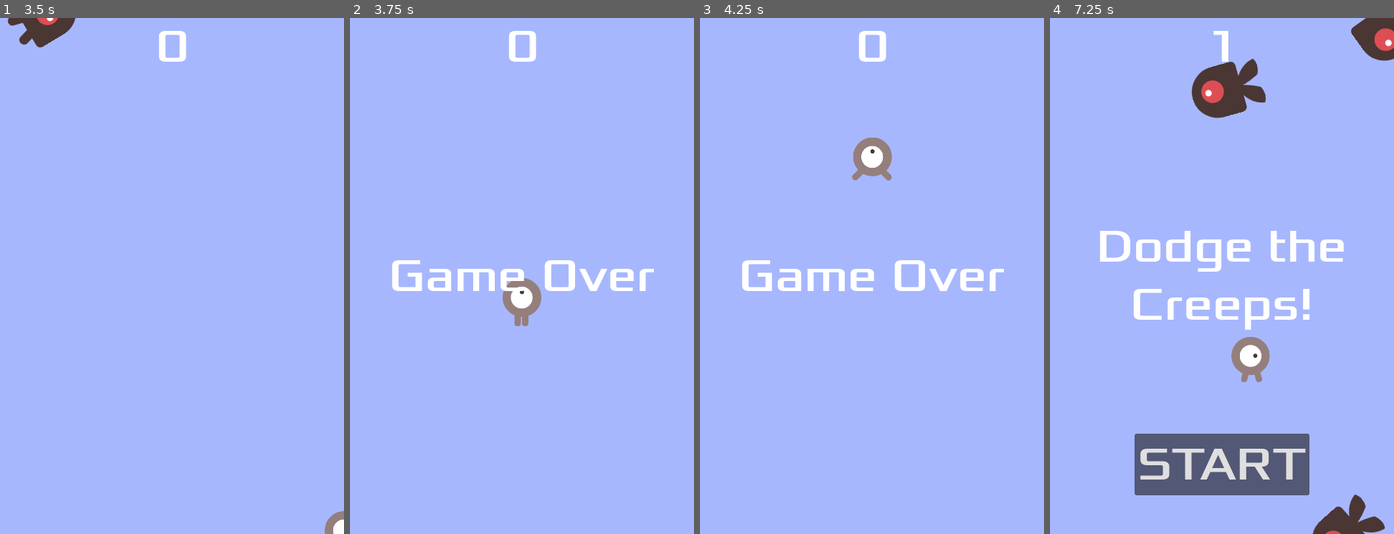
Above: before the commit, frames 1-4 (left to right).
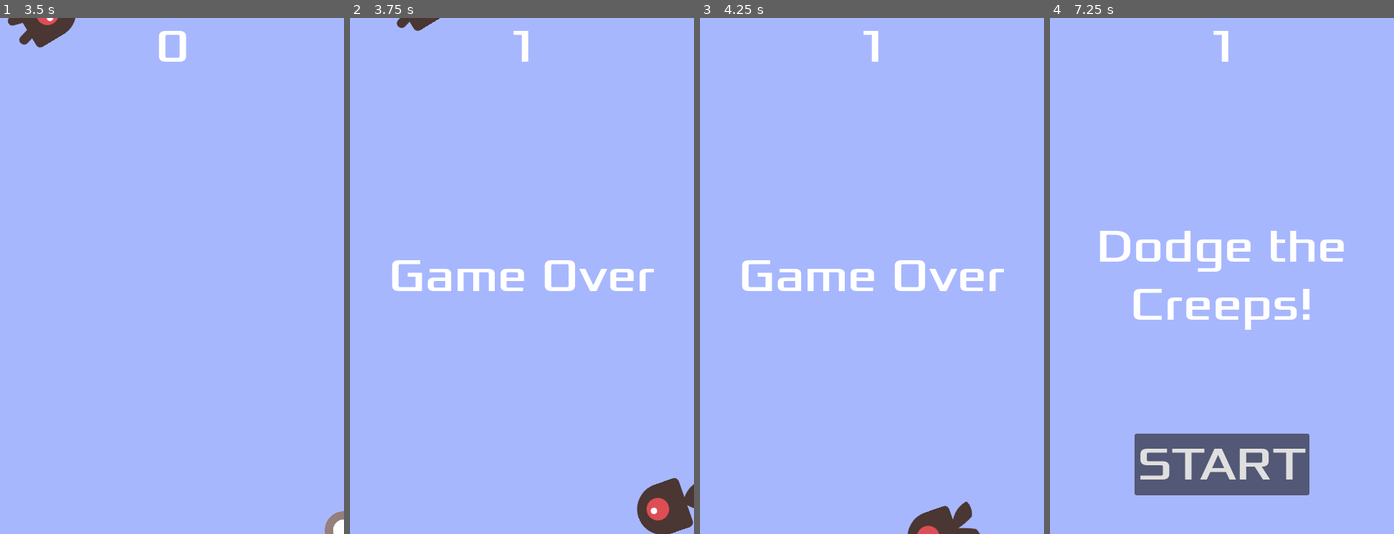
Above: after the commit, the same moments.

Repository: Dredrick/2DGame
Game: Godot game, scene res://scenes/main.tscn
Two runs of this game, one before a commit and one after it. Both use one fixed random seed, a clock stepped at 60 frames per second and the inputs below.
Inputs:
- Up to frame 1 (3.5 s): click "START" at 0.5 s; tap Enter at 1.25 s; hold D (move_right) 1.28-2.03 s; hold S (move_down) 2.03-2.78 s; hold D (move_right) from 2.78 s (still down)
- Up to frame 2 (3.75 s): release D (move_right) at 3.53 s; hold W (move_up) from 3.53 s (still down)
- Up to frame 3 (4.25 s): keep holding W (move_up)
- Up to frame 4 (7.25 s): release W (move_up) at 4.28 s; hold A (move_left) 4.28-5.78 s; hold S (move_down) 5.78-6.53 s; hold D (move_right) from 6.53 s (still down)

Frame 1 is identical in both runs. In frame 2, 2.6% of the frame differs, in the area x 13-100%, y 0-100%; in frame 3, 1.9%; in frame 4, 4.1%, in the area x 41-100%, y 0-100%.

Commit message:
1.7 finished stable

Diff:
--- a/scenes/main.gd
+++ b/scenes/main.gd
@@ -20,13 +20,13 @@
 	$Music.stop()
 	$DeathSound.play()
 
+func _on_start_timer_timeout():
+	$MobTimer.start()
+	$ScoreTimer.start()
+
 func _on_score_timer_timeout():
 	score += 1
 	$HUD.update_score(score)
-
-func _on_start_timer_timeout():
-	$MobTimer.start()
-	$ScoreTimer.start()
 
 func _on_mob_timer_timeout():
 	# Create a new instance of the Mob scene.
--- a/scenes/main.tscn
+++ b/scenes/main.tscn
@@ -52,7 +52,6 @@
 [node name="DeathSound" type="AudioStreamPlayer" parent="."]
 stream = ExtResource("6_pfd0v")
 
-[connection signal="hit" from="Player" to="." method="new_game"]
 [connection signal="hit" from="Player" to="." method="game_over"]
 [connection signal="timeout" from="MobTimer" to="." method="_on_mob_timer_timeout"]
 [connection signal="timeout" from="ScoreTimer" to="." method="_on_score_timer_timeout"]
--- a/scenes/player.gd
+++ b/scenes/player.gd
@@ -40,7 +40,6 @@
 		$AnimatedSprite2D.flip_v = velocity.y > 0
 
 
-
 func _on_body_entered(body):
 	hide() # Player disappears after being hit.
 	hit.emit()
--- a/scenes/player.tscn
+++ b/scenes/player.tscn
@@ -48,4 +48,3 @@
 shape = SubResource("CapsuleShape2D_pl4s6")
 
 [connection signal="body_entered" from="." to="." method="_on_body_entered"]
-[connection signal="hit" from="." to="." method="game_over"]
